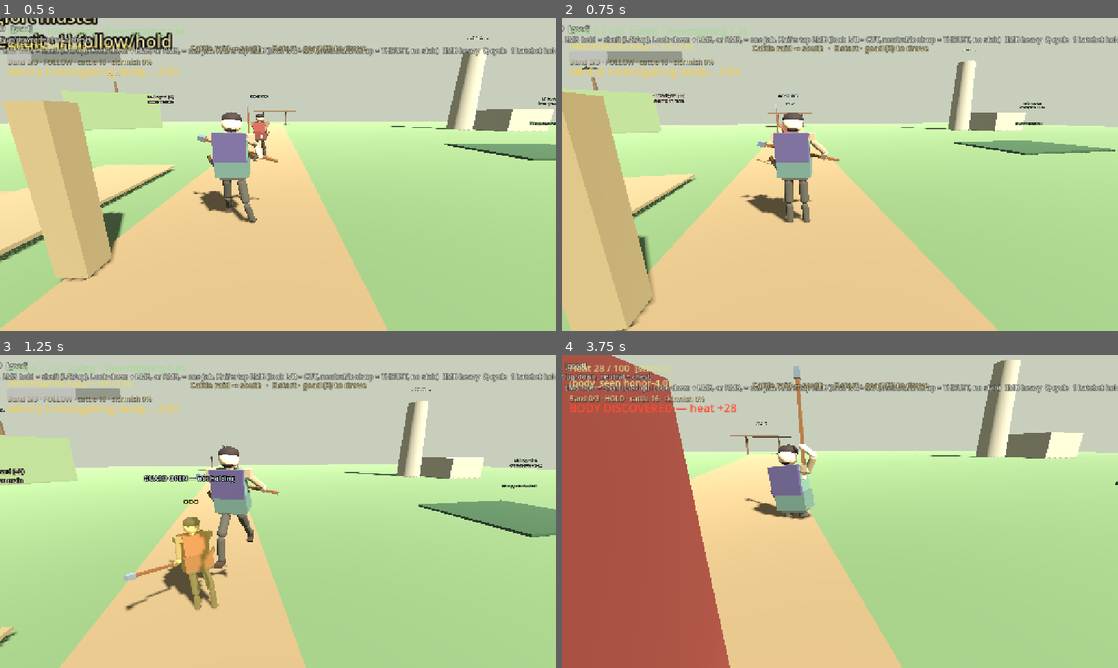
Above: before the commit, frames 1-4 (two rows, left to right).
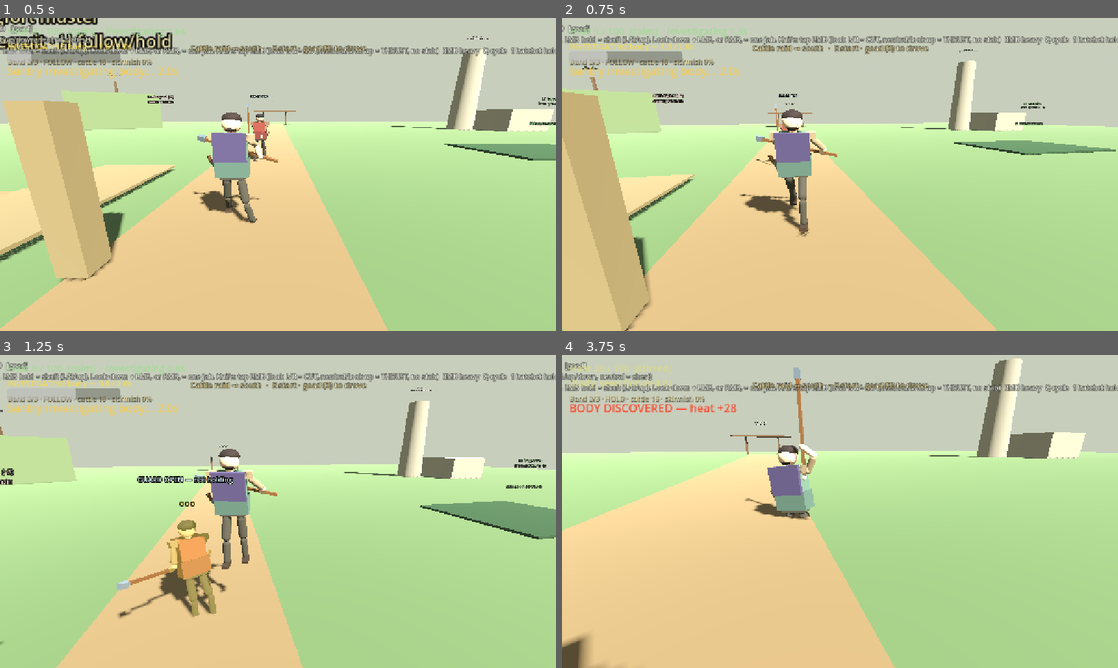
Above: after the commit, the same moments.

Repository: fortins4/devPlayground
Game: Godot game, scene res://scenes/main/main.tscn
Two runs of this game, one before a commit and one after it. Both use one fixed random seed, a clock stepped at 60 frames per second and the inputs below.
Inputs (mouse positions are in pixels of both pictures, inside the frame that each line leads up to):
- Up to frame 1 (0.5 s): no input
- Up to frame 2 (0.75 s): tap Enter at 0.5 s; move the mouse to (867, 174) at 0.52 s; hold W (move_forward) from 0.53 s (still down); hold Shift (sprint) from 0.53 s (still down); click (867, 174) at 0.67 s
- Up to frame 3 (1.25 s): keep holding W (move_forward); keep holding Shift (sprint); tap Space (jump) at 0.77 s
- Up to frame 4 (3.75 s): keep holding W (move_forward); move the mouse to (812, 511) at 1.27 s; release Shift (sprint) at 1.28 s; right-click (812, 511) at 1.35 s; tap Space (jump) at 1.52, 3.02 s; tap Shift (sprint) at 1.55, 2.3, 3.05 s; move the mouse to (851, 505) at 2.02 s; press the mouse at (851, 505) at 2.03 s; move the mouse to (834, 517) at 2.77 s; release the mouse at (834, 517) at 2.78 s; tap H (band_toggle) at 2.85 s; click (834, 517) at 2.92 s; move the mouse to (878, 514) at 3.52 s; hold Ctrl (crouch) from 3.53 s (still down)

Frame 1 is identical in both runs. In frame 2, 3.3% of the frame differs, in the area x 0-100%, y 10-100%; in frame 3, 4.7%; in frame 4, 24%, in the area x 0-100%, y 0-100%.

Commit message:
fix(combat): sprint-held drops guard, block attack while sprinting, settle goad swing
1) try_sprint_drain checks stamina before clearing shaft block; look-guard
   want stays false while Input sprint is held so failed drain cannot clear
   then re-raise. Charge cancel only on successful drain.
2) Gate LMB/RMB charge/attack/jab while _sprinting.
3) Continuous goad finish clears _goad_swing_held and _tool_pose_active so
   settle returns to ready and seat_goad_off_hand no longer desyncs.

Diff:
--- a/scripts/characters/player/player_controller.gd
+++ b/scripts/characters/player/player_controller.gd
@@ -314,11 +314,11 @@
 	)
 	var sprinting := false
 	if want_sprint and combat:
-		if combat.is_charging:
-			combat.cancel_charge()
+		# Drain only succeeds with stamina; failed sprint cancels nothing.
+		# Successful drain cancels charge and drops shaft block inside combat.
+		sprinting = combat.try_sprint_drain(delta)
+		if sprinting:
 			_hatchet_charge_armed = false
-		# try_sprint_drain also drops a held goad shaft block.
-		sprinting = combat.try_sprint_drain(delta)
 	elif want_sprint and combat == null:
 		sprinting = true
 	_sprinting = sprinting
@@ -422,7 +422,7 @@
 
 
 func _tick_shaft_block() -> void:
-	## Goad out: look is the guard. No held button. Sprint and attacks drop it.
+	## Goad out: look is the guard. No held button. Sprint held and attacks drop it.
 	## Not a parry — the face stays up for as long as he is still looking.
 	if combat == null:
 		return
@@ -436,6 +436,7 @@
 	var want := (
 		combat.current_weapon == CombatSystem.Weapon.GOAD
 		and not _sprinting
+		and not Input.is_action_pressed("sprint")
 		and not combat.is_attacking
 		and not combat.is_charging
 		and not combat.is_dead
@@ -784,6 +785,8 @@
 func _begin_hatchet_or_light() -> void:
 	if combat == null:
 		return
+	if _sprinting:
+		return
 	var hatchet := combat.current_weapon == CombatSystem.Weapon.HATCHET and combat.enable_directional_hatchet
 	var goad := combat.current_weapon == CombatSystem.Weapon.GOAD
 	# Already looking down: one uncharged jab. Do not start a shaft charge.
@@ -819,6 +822,8 @@
 func _heavy_or_ignore_hatchet() -> void:
 	if combat == null:
 		return
+	if _sprinting:
+		return
 	# Hatchet: hold-release only — RMB does not instant full-power.
 	if combat.current_weapon == CombatSystem.Weapon.HATCHET and combat.enable_directional_hatchet:
 		return
@@ -838,6 +843,8 @@
 	## held button does not charge or repeat. Look is left alone so the low
 	## guard can return after the jab.
 	if combat == null or combat.current_weapon != CombatSystem.Weapon.GOAD:
+		return
+	if _sprinting:
 		return
 	if combat.is_charging:
 		combat.cancel_charge()
@@ -1750,12 +1757,12 @@
 
 
 func _finish_goad_return() -> void:
-	## Jab eases to the ready pose. A shaft swing stays on the arc it arrived on.
-	## Standing the stick up in front of the face is the snap this replaced.
+	## Jab and continuous shaft swings settle to the ready pose.
+	## Clearing held/tool_pose_active stops post-tween seat_goad_off_hand desync.
 	_swing_arc_live = false
-	if _goad_swing_held:
-		return
+	_goad_swing_held = false
 	if combat and (combat.is_charging or combat.is_shaft_blocking):
+		_tool_pose_active = false
 		return
 	if combat == null or locomotion == null:
 		_tool_pose_active = false
--- a/systems/combat/combat_system.gd
+++ b/systems/combat/combat_system.gd
@@ -297,13 +297,14 @@
 func try_sprint_drain(delta: float) -> bool:
 	if is_dead or is_attacking:
 		return false
-	if is_charging:
-		cancel_charge()
-	# Sprint drops a held shaft guard the same way it drops a charge.
-	is_shaft_blocking = false
+	# Stamina gate first: a failed sprint must do nothing (no clear-then-re-raise).
 	var cost := sprint_stamina_per_sec * delta
 	if stamina < cost * 0.5:
 		return false
+	if is_charging:
+		cancel_charge()
+	# Successful sprint drops a held shaft guard the same way it drops a charge.
+	is_shaft_blocking = false
 	_spend_stamina(cost)
 	return stamina > 0.0
 
